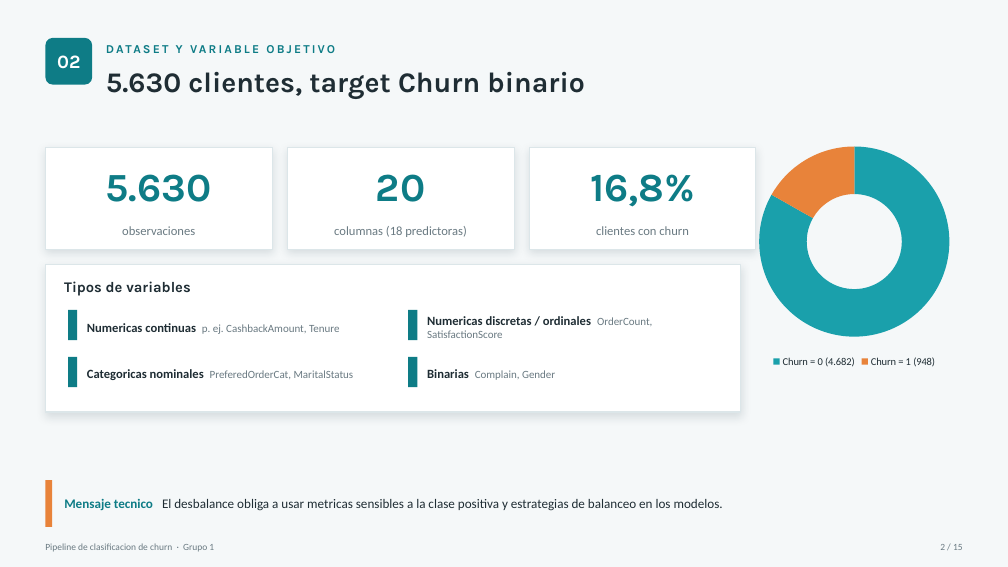
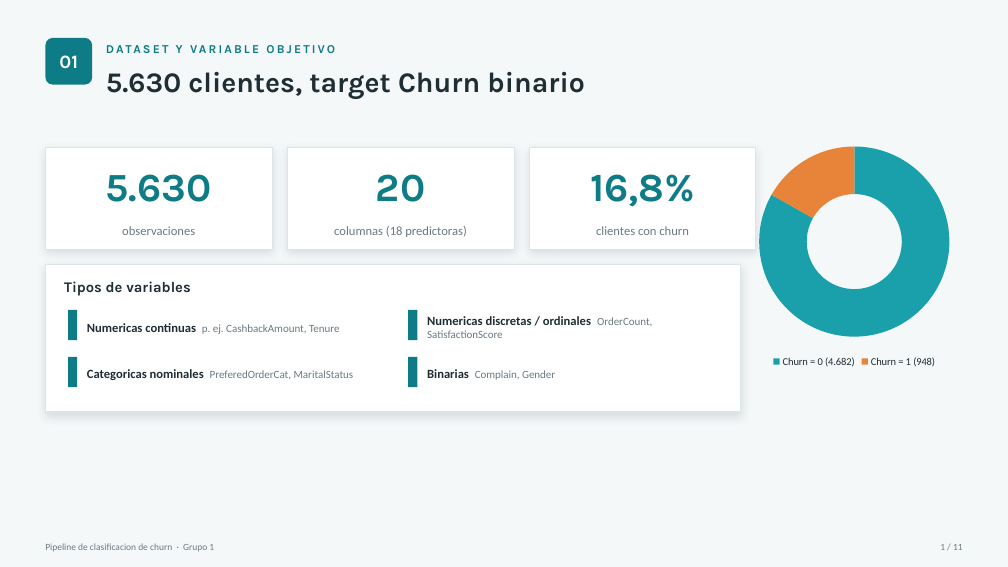
Before and after one commit to FelipeTamaki/TP_IA_aplicada_a_negocios_churn_Grupo1, a slide deck: slide 2 of presentacion_tecnica_churn.pptx (slide 3 before the commit). Drawn at 1008x567 pixels with LibreOffice and Linux fonts; fonts in the diff are those of the drawing. Boxes give left, top, right and bottom in pixels: in the first picture for what was removed or moved away, otherwise in the second. Text is boxed around its words. In the diff, an @@ line names an element or a change of style, - is before the commit and + after.

```diff
--- a/presentacion_tecnica_churn.pptx
+++ b/presentacion_tecnica_churn.pptx
@@ text at [59, 55, 78, 69]: text changed @@
-02
+01
@@ rectangle removed at [45, 480, 52, 527] @@
@@ text removed at [64, 499, 723, 511] @@
-Mensaje tecnico El desbalance obliga a usar metricas sensibles a la clase positiva y estrategias de balanceo en los modelos.
```
Also in this commit, not shown: 10 other slides changed, 3 slides removed, 8 other files.
